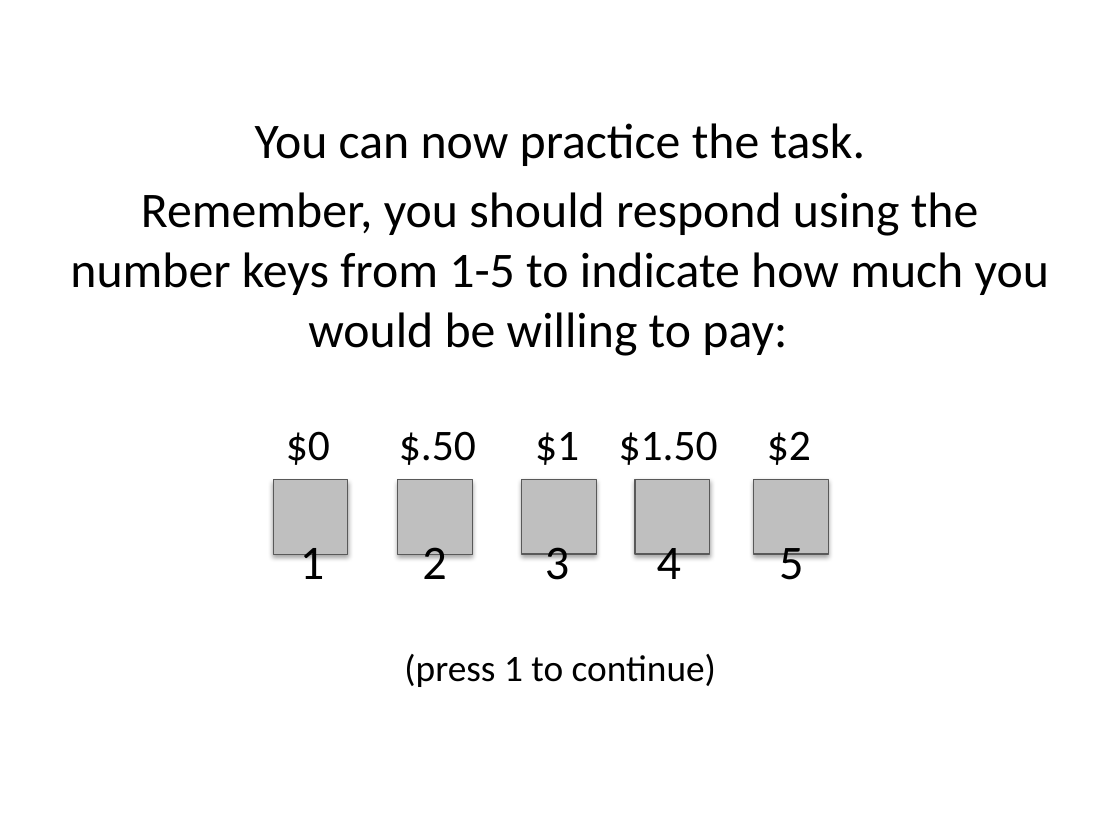
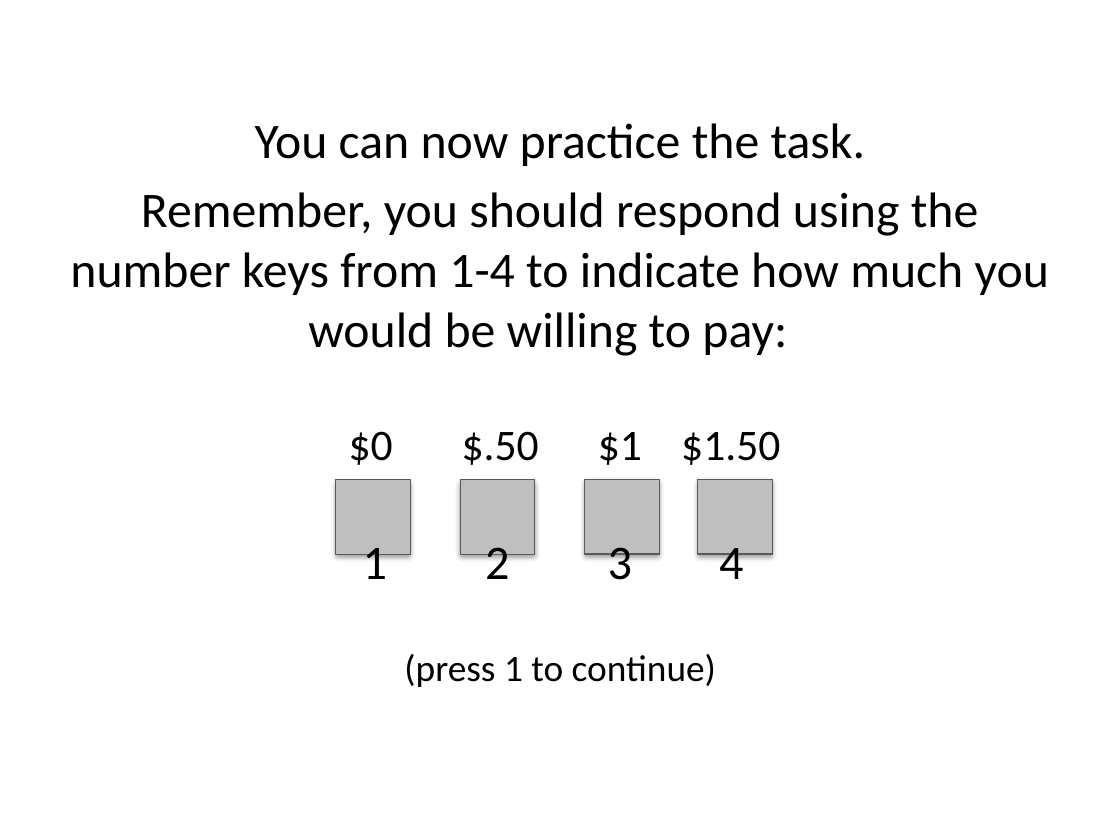
Before and after one commit to UOSAN/WTP, a slide deck: slide 6 of Practice_Instructions.pptx. Drawn at 1120x840 pixels with LibreOffice and Linux fonts; fonts in the diff are those of the drawing. Boxes give left, top, right and bottom in pixels: in the first picture for what was removed or moved away, otherwise in the second. Text is boxed around its words. In the diff, an @@ line names an element or a change of style, - is before the commit and + after.

```diff
--- a/Practice_Instructions.pptx
+++ b/Practice_Instructions.pptx
@@ text at (70, 192, 1049, 356): text changed @@
-Remember, you should respond using the number keys from 1-5 to indicate how much you would be willing to pay:
+Remember, you should respond using the number keys from 1-4 to indicate how much you would be willing to pay:
@@ text at (349, 431, 780, 592): text changed @@
-$0 $.50 $1 $1.50 $2
-1 2 3 4 5
+$0 $.50 $1 $1.50
+1 2 3 4
@@ rectangle: place and size @@
-rectangle at (398, 479, 473, 553)
+rectangle at (460, 479, 535, 553)
@@ 3 rectangles: place and size @@
-3 rectangles at (273, 479, 710, 553)
+3 rectangles at (336, 479, 773, 553)
@@ rectangle removed at (754, 479, 829, 553) @@
```
Also in this commit, not shown: 2 other slides changed.
